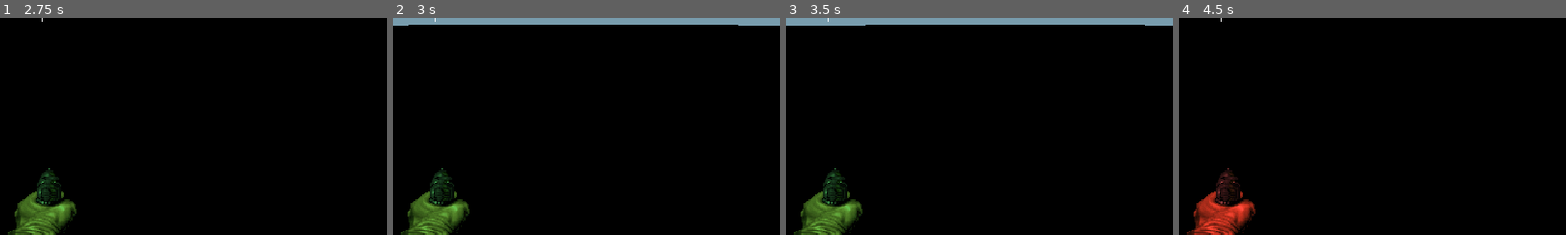
Above: before the commit, frames 1-4 (left to right).
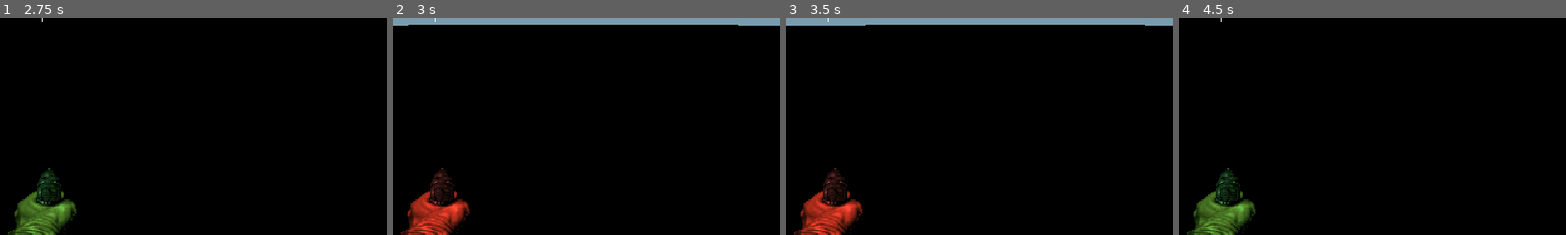
Above: after the commit, the same moments.

Repository: trvdex/mascara-jam
Game: Godot game, scene res://scenes/Menu.tscn
The game is run twice, just before and just after one commit, with the same random seed, the same clock (stepped at 60 frames per second) and the same inputs.
Inputs (mouse positions are % of the whole screen's width and height, from its top left):
- Up to frame 1 (2.75 s): click "JUGAR" at 0.5 s; tap Enter at 1.25 s; move the mouse to (55, 50) at 1.27 s; hold 2 (ammo_blue) 1.28-2.03 s; hold W (move_forward) from 1.28 s (still down); tap Space (jump) at 1.52, 2, 2.27 s; move the mouse to (45, 50) at 2.02 s; tap 3 (ammo_green) at 2.1 s
- Up to frame 2 (3 s): keep holding W (move_forward); move the mouse to (52, 48) at 2.77 s; hold Q (ammo_next, bound only after the commit) from 2.78 s (still down)
- Up to frame 3 (3.5 s): keep holding W (move_forward); keep holding Q (ammo_next, bound only after the commit)
- Up to frame 4 (4.5 s): keep holding W (move_forward); tap Enter at 3.5 s; move the mouse to (49, 52) at 3.52 s; release Q (ammo_next, bound only after the commit) at 3.53 s; tap Mouse wheel up (ammo_next, bound only before the commit) at 3.6 s; tap Space (jump) at 3.77, 4.25 s; move the mouse to (57, 51) at 4.27 s; hold E (ammo_prev, bound only after the commit) from 4.28 s (still down)
The pictures show only the part of the screen within x 45-94%, y 50-100%; the shares and areas given below are measured in that part.

Frame 1 is identical in both runs. In frame 2, 2.5% of the frame differs, in the area x 2-20%, y 69-100%; in frame 3, 2.5%; in frame 4, 2.5%.

Commit message:
Cambio de teclas para cambiar la municion

Diff:
--- a/project.godot
+++ b/project.godot
@@ -75,12 +75,12 @@
 }
 ammo_next={
 "deadzone": 0.2,
-"events": [Object(InputEventMouseButton,"resource_local_to_scene":false,"resource_name":"","device":-1,"window_id":0,"alt_pressed":false,"shift_pressed":false,"ctrl_pressed":false,"meta_pressed":false,"button_mask":0,"position":Vector2(0, 0),"global_position":Vector2(0, 0),"factor":1.0,"button_index":4,"canceled":false,"pressed":false,"double_click":false,"script":null)
+"events": [Object(InputEventKey,"resource_local_to_scene":false,"resource_name":"","device":-1,"window_id":0,"alt_pressed":false,"shift_pressed":false,"ctrl_pressed":false,"meta_pressed":false,"pressed":false,"keycode":81,"physical_keycode":0,"key_label":0,"unicode":113,"location":0,"echo":false,"script":null)
 ]
 }
 ammo_prev={
 "deadzone": 0.2,
-"events": [Object(InputEventMouseButton,"resource_local_to_scene":false,"resource_name":"","device":-1,"window_id":0,"alt_pressed":false,"shift_pressed":false,"ctrl_pressed":false,"meta_pressed":false,"button_mask":0,"position":Vector2(0, 0),"global_position":Vector2(0, 0),"factor":1.0,"button_index":5,"canceled":false,"pressed":false,"double_click":false,"script":null)
+"events": [Object(InputEventKey,"resource_local_to_scene":false,"resource_name":"","device":-1,"window_id":0,"alt_pressed":false,"shift_pressed":false,"ctrl_pressed":false,"meta_pressed":false,"pressed":false,"keycode":69,"physical_keycode":0,"key_label":0,"unicode":101,"location":0,"echo":false,"script":null)
 ]
 }
 
